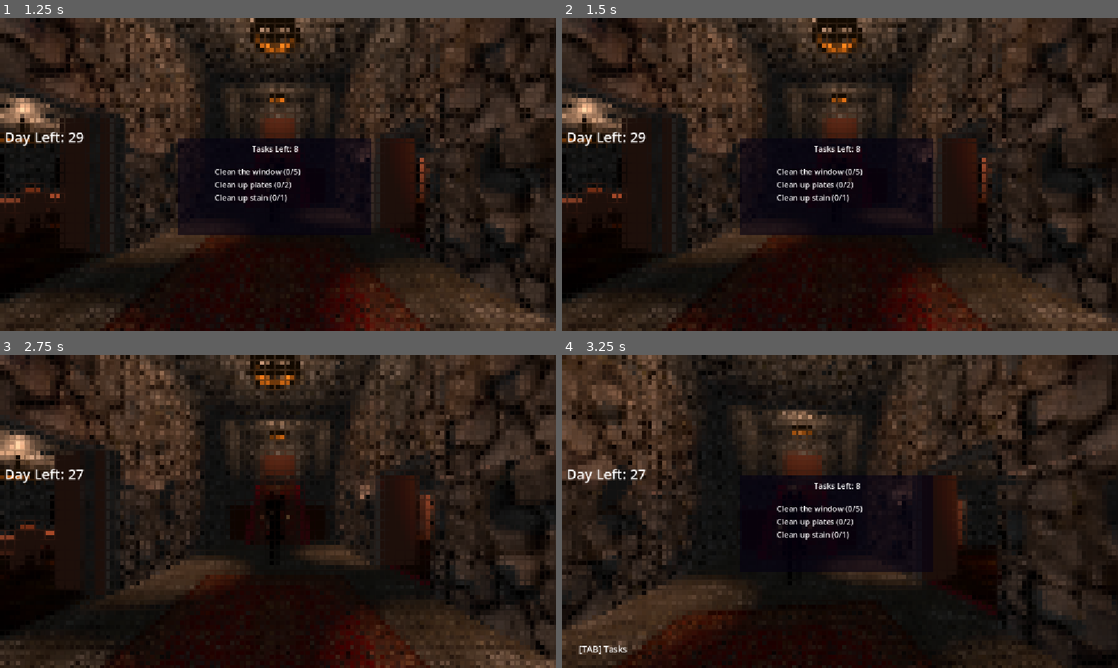
Above: before the commit, frames 1-4 (two rows, left to right).
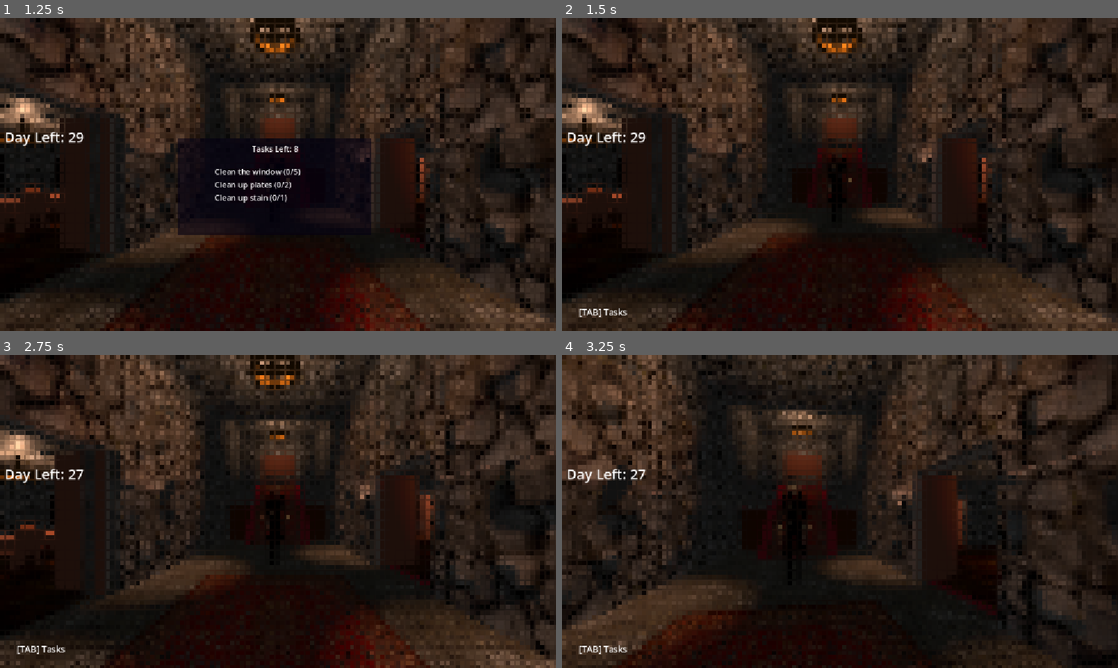
Above: after the commit, the same moments.

Repository: MichaelRRyan/gmtk-2026-countdown
Game: Godot game, scene res://screens/main_menu.tscn
Two runs of this game, one before a commit and one after it. Both use one fixed random seed, a clock stepped at 60 frames per second and the inputs below.
Inputs (mouse positions are in pixels of both pictures, inside the frame that each line leads up to):
- Up to frame 1 (1.25 s): click "Play" at 0.5 s
- Up to frame 2 (1.5 s): tap Enter at 1.25 s; move the mouse to (867, 174) at 1.27 s; press the mouse at (867, 174) at 1.28 s; hold W (move_forward) from 1.28 s (still down)
- Up to frame 3 (2.75 s): keep holding W (move_forward); tap Space (jump) at 1.52, 2, 2.27 s; move the mouse to (250, 511) at 2.02 s; release the mouse at (250, 511) at 2.03 s; click (250, 511) at 2.1 s
- Up to frame 4 (3.25 s): keep holding W (move_forward); move the mouse to (851, 505) at 2.77 s; press the mouse at (851, 505) at 2.78 s; tap Tab (show_tasks) at 2.85 s

Frame 1 is identical in both runs. In frame 2, 2.7% of the frame differs, in the area x 3-67%, y 38-96%; in frame 3, 0.1%; in frame 4, 2.2%.

Commit message:
Removing Virtual Joystick

Diff:
--- a/Features/Player/HUD/hud.tscn
+++ b/Features/Player/HUD/hud.tscn
@@ -2,7 +2,6 @@
 
 [ext_resource type="Script" uid="uid://degc01x2f2g1m" path="res://Features/Player/HUD/hud.gd" id="1_qjg4n"]
 [ext_resource type="PackedScene" uid="uid://bbhgld6mgyoxf" path="res://Features/Player/HUD/objectives_list.tscn" id="2_j6b2d"]
-[ext_resource type="PackedScene" uid="uid://40x0fy46s2gq" path="res://Levels/Maicon/touch_controls.tscn" id="3_rtong"]
 [ext_resource type="PackedScene" uid="uid://bcygdx0gaa2cw" path="res://Features/GameLogic/timer.tscn" id="4_2oed0"]
 
 [sub_resource type="CanvasItemMaterial" id="CanvasItemMaterial_c8vhp"]
@@ -191,9 +190,6 @@
 fit_content = true
 vertical_alignment = 1
 
-[node name="TouchControls" parent="." unique_id=539810959 instance=ExtResource("3_rtong")]
-layout_mode = 1
-
 [node name="TasksTooltip" type="Label" parent="." unique_id=1510269964]
 layout_mode = 1
 anchors_preset = 2
--- a/Features/Player/player.gd
+++ b/Features/Player/player.gd
@@ -41,26 +41,9 @@
 	if is_frozen:
 		return
 	# Handle mouse movement for view direction.
-	if not OS.has_feature("web_android") and not OS.has_feature("web_ios"):
-		if event is InputEventMouseMotion:
-			camera_rot_y -= event.relative.x * mouse_sensitivity
-			camera_rot_x -= event.relative.y * mouse_sensitivity
-			camera_rot_x = clamp(camera_rot_x, max_look_down, max_look_up)
-
-			if is_hiding:
-				camera_rot_y = clamp(camera_rot_y, hiding_min_look, hiding_max_look)
-
-			rotation.y = camera_rot_y
-			head.rotation.x = camera_rot_x
-	else:
-		if Input.is_action_pressed("look_up"):
-			camera_rot_y -= 10 * mouse_sensitivity
-		if Input.is_action_pressed("look_down"):
-			camera_rot_y += 10 * mouse_sensitivity
-		if Input.is_action_pressed("look_left"):
-			camera_rot_x += 10 * mouse_sensitivity
-		if Input.is_action_pressed("look_right"):
-			camera_rot_x -= 10 * mouse_sensitivity
+	if event is InputEventMouseMotion:
+		camera_rot_y -= event.relative.x * mouse_sensitivity
+		camera_rot_x -= event.relative.y * mouse_sensitivity
 		camera_rot_x = clamp(camera_rot_x, max_look_down, max_look_up)
 
 		if is_hiding:
--- a/Levels/Maicon/touch_controls.gd
+++ /dev/null
@@ -1,23 +0,0 @@
-extends Control
-@onready var virtual_joystick: VirtualJoystick = $VirtualJoystick
-@onready var virtual_joystick_2: VirtualJoystick = $VirtualJoystick2
-@onready var interact_button: Button = $InteractButton
-
-# Called when the node enters the scene tree for the first time.
-func _ready() -> void:
-	if not DisplayServer.is_touchscreen_available():
-		virtual_joystick.hide()
-		virtual_joystick_2.hide()
-		interact_button.hide()
-
-func _on_button_down() -> void:
-	var ev = InputEventAction.new()
-	ev.action = "interact"
-	ev.pressed = true
-	Input.parse_input_event(ev)
-
-func _on_button_up() -> void:
-	var ev = InputEventAction.new()
-	ev.action = "interact"
-	ev.pressed = false
-	Input.parse_input_event(ev)
--- a/Levels/Maicon/touch_controls.tscn
+++ b/Levels/Maicon/touch_controls.tscn
@@ -1,6 +1,30 @@
 [gd_scene format=3 uid="uid://40x0fy46s2gq"]
 
-[ext_resource type="Script" uid="uid://ddmlf6waht0wi" path="res://Levels/Maicon/touch_controls.gd" id="1_rctqb"]
+[sub_resource type="GDScript" id="GDScript_crdyf"]
+script/source = "extends Control
+@onready var virtual_joystick: VirtualJoystick = $VirtualJoystick
+@onready var virtual_joystick_2: VirtualJoystick = $VirtualJoystick2
+@onready var interact_button: Button = $InteractButton
+
+# Called when the node enters the scene tree for the first time.
+func _ready() -> void:
+	if not DisplayServer.is_touchscreen_available():
+		virtual_joystick.hide()
+		virtual_joystick_2.hide()
+		interact_button.hide()
+
+func _on_button_down() -> void:
+	var ev = InputEventAction.new()
+	ev.action = \"interact\"
+	ev.pressed = true
+	Input.parse_input_event(ev)
+
+func _on_button_up() -> void:
+	var ev = InputEventAction.new()
+	ev.action = \"interact\"
+	ev.pressed = false
+	Input.parse_input_event(ev)
+"
 
 [node name="TouchControls" type="Control" unique_id=539810959]
 layout_mode = 3
@@ -9,7 +33,7 @@
 anchor_bottom = 1.0
 grow_horizontal = 2
 grow_vertical = 2
-script = ExtResource("1_rctqb")
+script = SubResource("GDScript_crdyf")
 
 [node name="InteractButton" type="Button" parent="." unique_id=1101120778]
 modulate = Color(1, 1, 1, 0)
--- a/project.godot
+++ b/project.godot
@@ -68,22 +68,6 @@
 , Object(InputEventMouseButton,"resource_local_to_scene":false,"resource_name":"","device":-1,"window_id":0,"alt_presse …(249 unchanged characters)…
 ]
 }
-look_left={
-"deadzone": 0.2,
-"events": []
-}
-look_right={
-"deadzone": 0.2,
-"events": []
-}
-look_up={
-"deadzone": 0.2,
-"events": []
-}
-look_down={
-"deadzone": 0.2,
-"events": []
-}
 
 [input_devices]
 
Not shown, removed: Levels/Maicon/touch_controls.gd.uid
